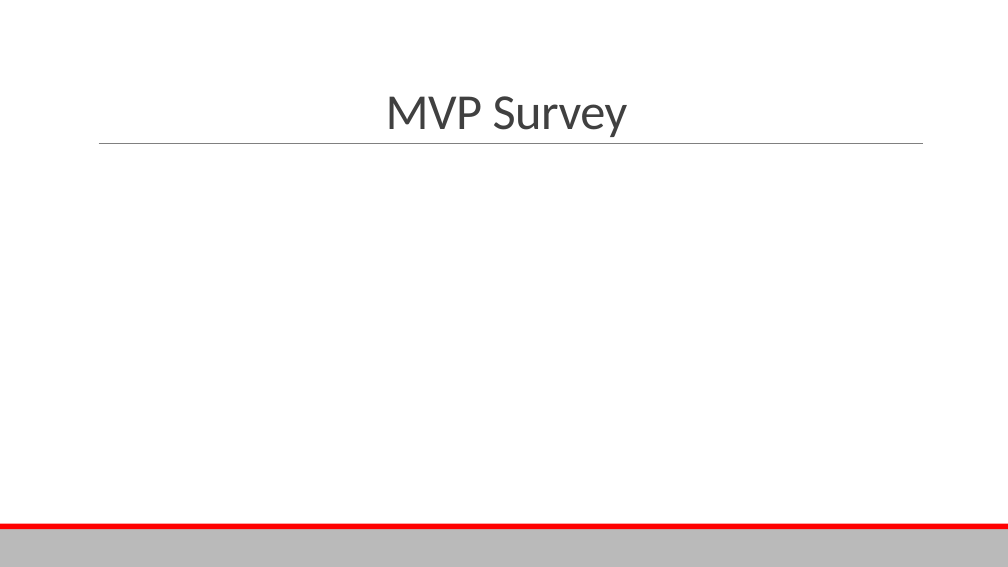
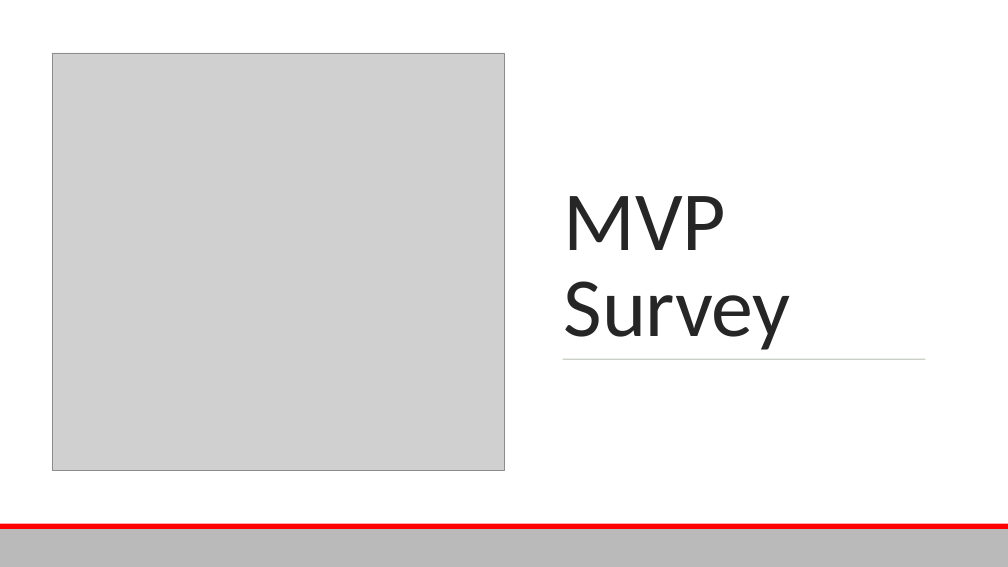
Before and after one commit to Aaryush1/Univise, a slide deck: slide 8 of Pitch_Deck.pptx. Drawn at 1008x567 pixels with LibreOffice and Linux fonts; fonts in the diff are those of the drawing; grey boxes stand for pictures. Boxes give left, top, right and bottom in pixels: in the first picture for what was removed or moved away, otherwise in the second. Text is boxed around its words. In the diff, an @@ line names an element or a change of style, - is before the commit and + after.

```diff
--- a/Pitch_Deck.pptx
+++ b/Pitch_Deck.pptx
@@ rectangle added at (0, 0, 1008, 524), fill #FFFFFF @@
@@ picture added at (52, 53, 504, 471) @@
@@ title "MVP Survey": place and size @@
-title "MVP Survey" at (386, 96, 628, 137)
+title "MVP Survey" at (564, 196, 790, 350)
@@ title "MVP Survey" at (564, 196, 790, 350): size 48 to 80 pt, text colour #404040 to #262626; alignment centre to left @@
@@ line removed from (99, 144) to (923, 144) @@
@@ line added from (563, 359) to (926, 359), #637052 0.5 pt @@
```
Also in this commit, not shown: 2 other slides changed.
